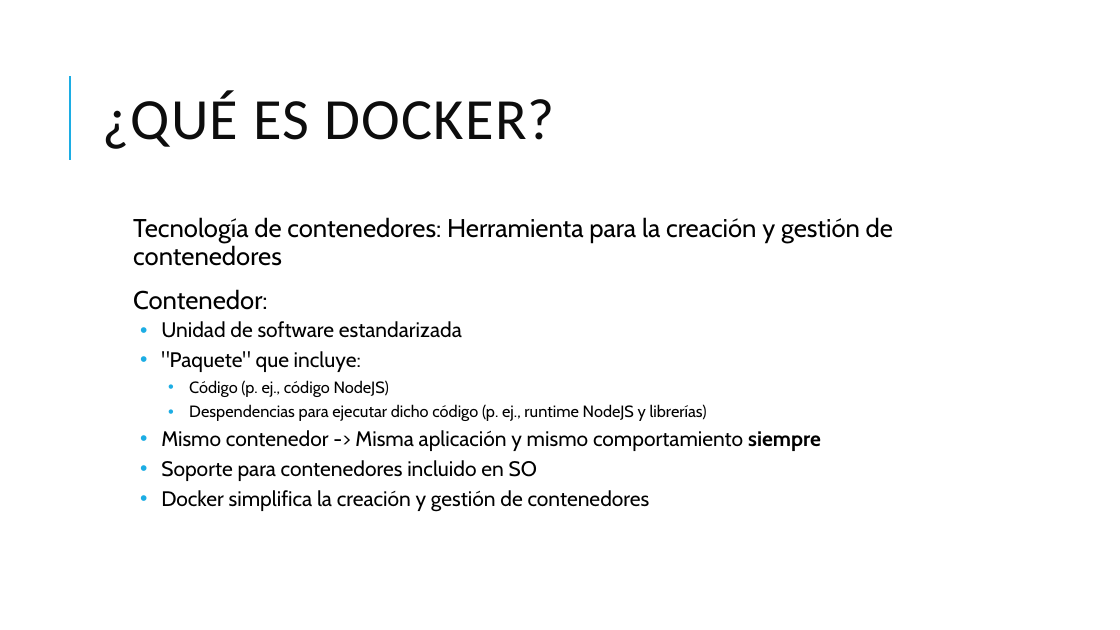
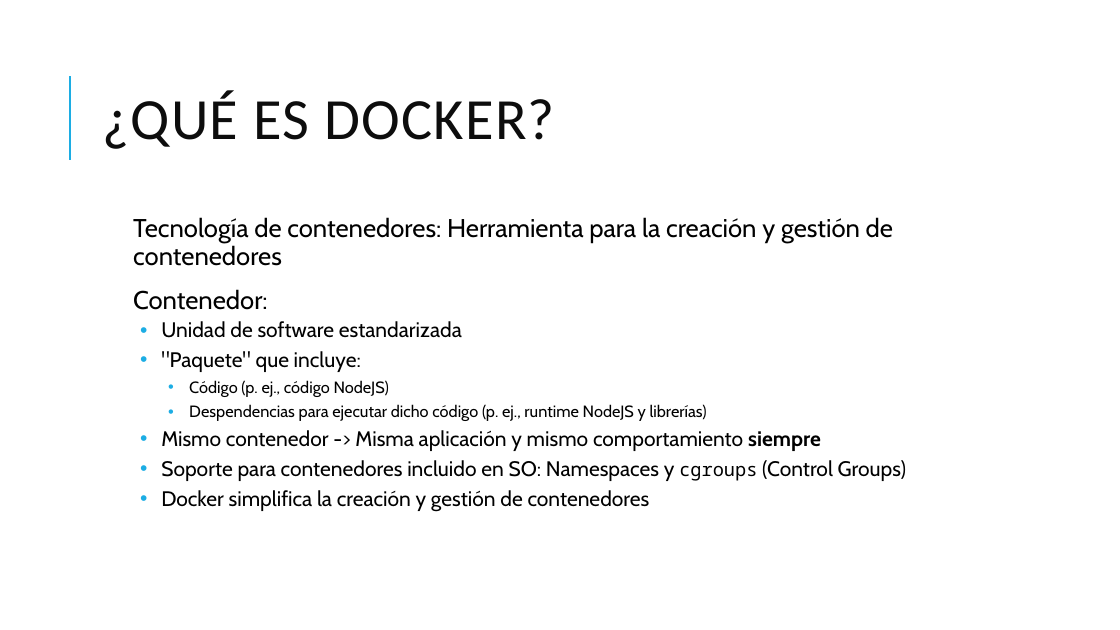
Before and after one commit to grupoinetel/curso-devops-ulpgc, a slide deck: slide 2 of ppt/curso-devops-ulpgc-docker.pptx. Drawn at 1120x630 pixels with LibreOffice and Linux fonts; fonts in the diff are those of the drawing; background and template pictures are left out. Boxes give left, top, right and bottom in pixels: in the first picture for what was removed or moved away, otherwise in the second. Text is boxed around its words. In the diff, an @@ line names an element or a change of style, - is before the commit and + after.

```diff
--- a/ppt/curso-devops-ulpgc-docker.pptx
+++ b/ppt/curso-devops-ulpgc-docker.pptx
@@ text at box(161, 460, 906, 481): text changed @@
-  • Soporte para contenedores incluido en SO
+  • Soporte para contenedores incluido en SO: Namespaces y cgroups (Control Groups)
```
Also in this commit, not shown: 6 other slides changed, 1 slide added, 4 slides removed.
